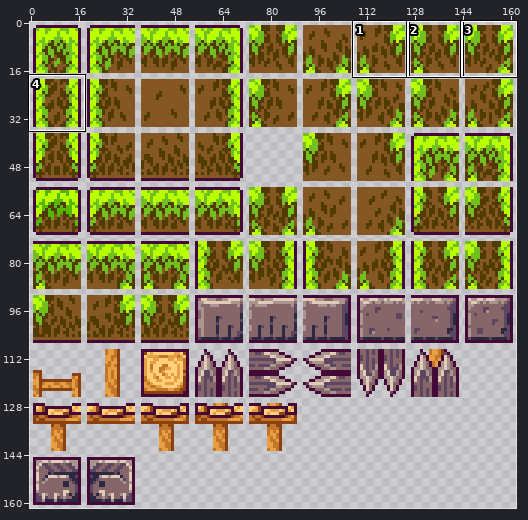
Edited in one commit: sprite sheet (img/tiles.png). The picture above shows the old version from afar; the outline marks the close-up.
Close-up. First the earlier version:
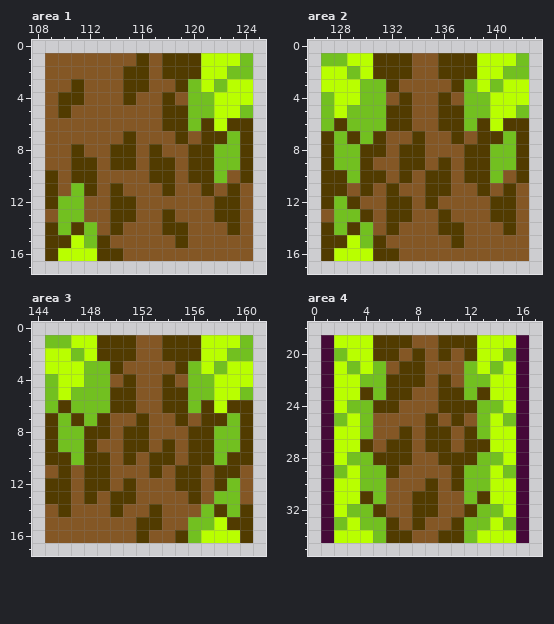
The file is 162x162 pixels. Shown: area 1: x 108..125, y 0..17; area 2: x 126..143, y 0..17; area 3: x 144..161, y 0..17; area 4: x 0..17, y 18..35. The commit also changed other parts of the picture, which this record leaves out.
After the commit:
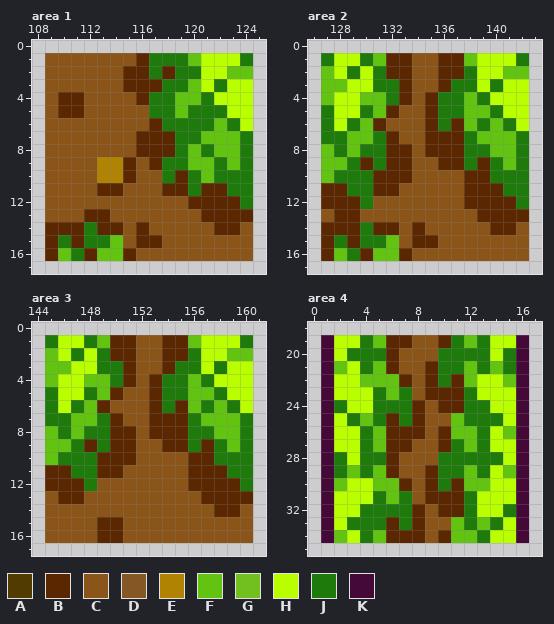
Palette (. is transparent): A #513b00  B #5b2700  C #8b5519  D #845725  E #b08302  F #62c310  G #72c020  H #b9ff00  J #1e7b0b  K #450938
The edit:
Changed rows in their new state; - is an unchanged pixel.
Area 1:
first column x 109:
 1 CCCCCCCBJJJF---J
 2 CCCCCCBBJBJJ--FF
 3 CCCCCCBBBJJF-J--
 4 CBBCCCCBJJFFJ---
 5 CBBCCCCCJJFJJJ-H
 6 CCCCCCCCBJJJJFJH
 7 CCCCCCCBBBJJFFFJ
 8 CCCCCCCBBBJFJFFJ
 9 CCCCEEBCBJJFFJFJ
10 CCCCEEBCCJBJFJJJ
11 CCCCBBCCCBBJBBJJ
12 CCCCCCCCCCCBBBBJ
13 CCCBBCCCCCCCBBBB
14 BBBJBBCBCCCCCBBC
15 BJBJJFCBBCCCCCCC
16 BFJBFFBCCCCCCCCC
Area 2:
first column x 127:
 1 JH-JFBBCCBBF---J
 2 F-J-JBBCCBBJ--FF
 3 FF-HJJBCCBJJ-J--
 4 F--FFJBCBJJFJ---
 5 J-HJFBCCBJJFFJ-H
 6 JHJFBCCCBJBFJFJH
 7 JJFFJBCCBBBJFFFJ
 8 FJFJJBBCBBBJJFFJ
 9 FFJBJBBCCBBJBJFJ
10 FJJJBBBCCCCBBJJJ
11 BBJJBBCCCCCBBBJJ
12 BBBJCCCCCCCBBBBJ
13 CBBCCCCCCCCCBBBB
14 BBBJBBCBCCCCCBBC
15 BJBJJFCBBCCCCCCC
16 BFJBFFBCCCCCCCCC
Area 3:
first column x 145:
 1 JH-JFBBCCBBF---J
 2 F-J-JBBCCBBJ--FF
 3 FF-HJJBCCBJJ-J--
 4 F--FFJBCBJJFJ---
 5 J-HJFBCCBJJFFJ-H
 6 JHJFBCCCBJBFJFJH
 7 JJFFJBCCBBBJFFFJ
 8 FJFJJBBCBBBJJFFJ
 9 FFJBJBBCCBBJBJFJ
10 FJJJBBBCCCCBBJJJ
11 BBJJBBCCCCCBBBJJ
12 BBBJCCCCCCCBBBBJ
13 CBBCCCCCCCCCBBBB
14 CCCCCCCCCCCCCBBC
15 CCCCBBCCCCCCCCCC
16 CCCCBBCCCCCCCCCC
Area 4:
first column x 2:
19 --JFBBCCBJFJ--
20 HJJJBCCCJJJJ-J
21 FHJFBCCBJJFJFJ
22 --FFFBCBJBFH-F
23 --HJFJCBBBJH--
24 JHHJJJBCBBJJH-
25 HJFJBJBCCFJJJH
26 --JFBBBCBFFJ-F
27 --JFBBCCBJFJ--
28 JHJJBCCCJJJJJ-
29 JFJFBCCBJJFJ-F
30 F-HFFBCBJBFF--
31 --HJFJCBBBJH--
32 -HJJJJBCBBJHHJ
33 HJJJBJBCCFJFJH
34 F-JFBBBCBFFJ--
